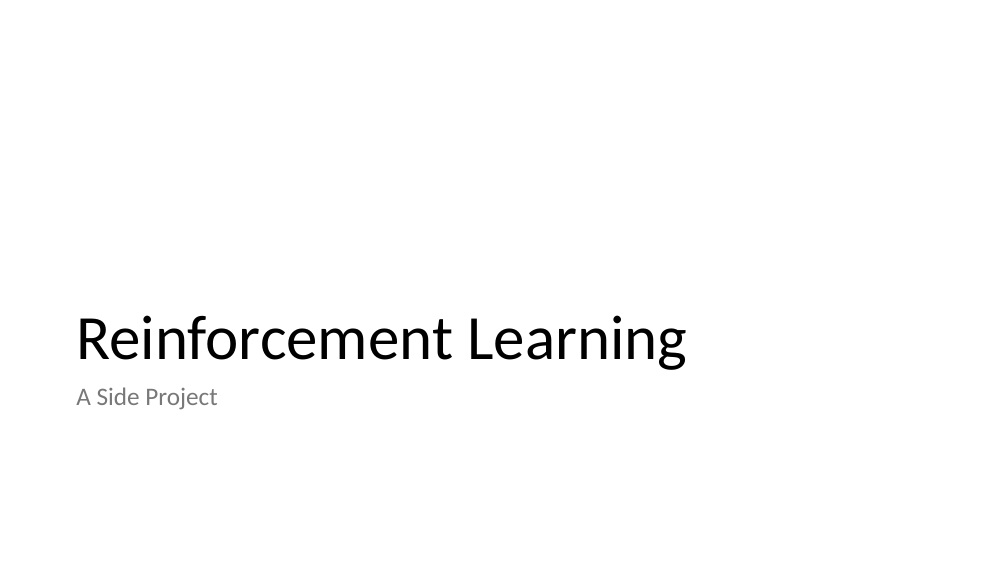
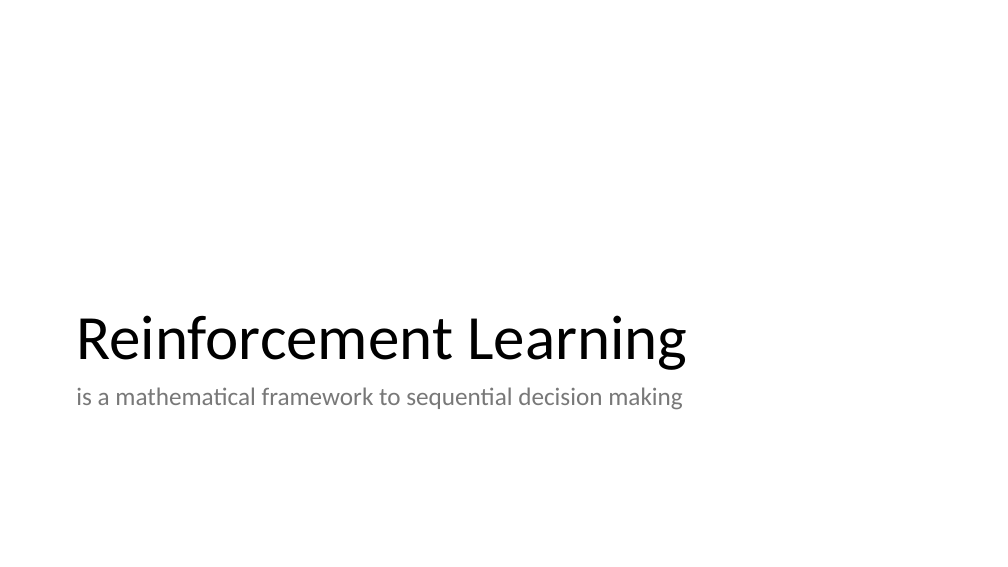
Before and after one commit to akshaygulabrao/flappybird-monorepo, a slide deck: slide 11 of Slides.pptx (slide 10 before the commit). Drawn at 1008x567 pixels with LibreOffice and Linux fonts; fonts in the diff are those of the drawing. Boxes give left, top, right and bottom in pixels: in the first picture for what was removed or moved away, otherwise in the second. Text is boxed around its words. In the diff, an @@ line names an element or a change of style, - is before the commit and + after.

```diff
--- a/Slides.pptx
+++ b/Slides.pptx
@@ text at (76,387,682,410): text changed @@
-A Side Project
+is a mathematical framework to sequential decision making
```
Also in this commit, not shown: 6 other slides changed, 5 slides added, 2 slides removed, 2 other files.
